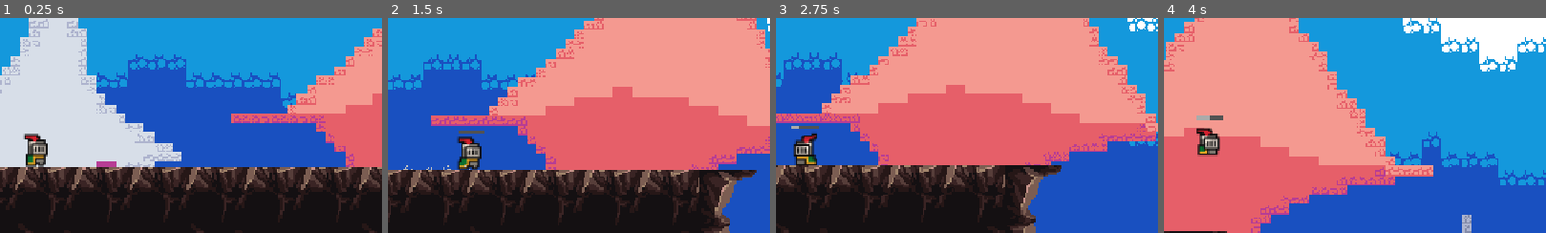
Above: before the commit, frames 1-4 (left to right).
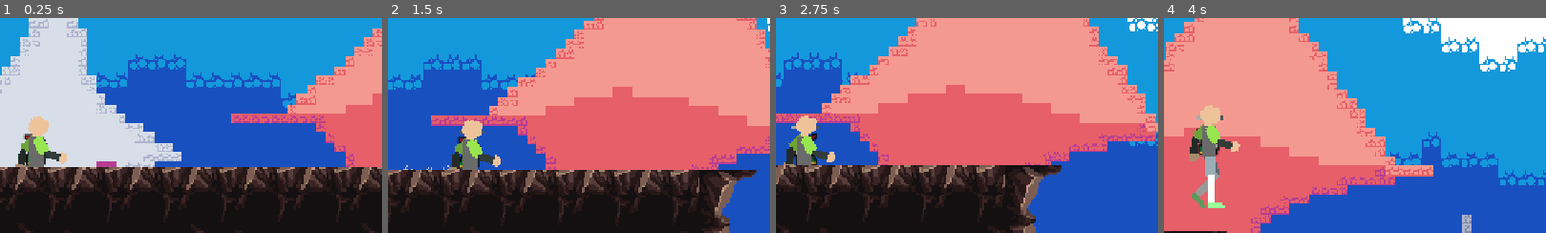
Above: after the commit, the same moments.

Repository: ToastedTeam/CaveGame
Game: Godot game, scene res://scenes/main/main.tscn
Same seed, same stepped clock (60 frames per second), same inputs: the game is played once before the commit and once after it. The engine's default icon, where the game draws it, is replaced by a stand-in: a white triangle on a blue panel in a dark square.
Inputs:
- Up to frame 1 (0.25 s): no input
- Up to frame 2 (1.5 s): tap Enter (ui_accept) at 0.5 s; hold Right (player_move_right) from 0.53 s (still down); tap A (player_attack) at 0.6 s; tap Up (player_jump) at 0.77 s; tap D (player_dash) at 1.35 s
- Up to frame 3 (2.75 s): tap Up (player_jump) at 1.52 s; release Right (player_move_right) at 2.03 s; hold Left (player_move_left) from 2.03 s (still down); tap A (player_attack) at 2.1 s
- Up to frame 4 (4 s): release Left (player_move_left) at 2.78 s; hold Right (player_move_right) from 2.78 s (still down); tap D (player_dash) at 2.85 s; tap Up (player_jump) at 3.02, 3.77 s; tap A (player_attack) at 3.6 s
The pictures show only the part of the screen within x 45-95%, y 16-66%; the shares and areas given below are measured in that part.

The runs differ from the first frame. In frame 1, 1.4% of the frame differs, in the area x 4-18%, y 45-70%; in frame 2, 1.4%; in frame 3, 1.4%; in frame 4, 2.3%, in the area x 6-20%, y 40-89%.

Commit message:
Add basic IK. There aren't any animations added, but now the character's bones can be controlled by the IK target nodes.

Diff:
--- a/entities/player/player.tscn
+++ b/entities/player/player.tscn
@@ -1,10 +1,16 @@
-[gd_scene load_steps=32 format=3 uid="uid://8j1kl15f7ryq"]
+[gd_scene load_steps=44 format=3 uid="uid://8j1kl15f7ryq"]
 
 [ext_resource type="Script" uid="uid://7dppspqb023v" path="res://entities/player/player.gd" id="1_plpc0"]
 [ext_resource type="Texture2D" uid="uid://crrknnqcxgkk3" path="res://entities/player/assets/knight.png" id="1_pmcpt"]
 [ext_resource type="Material" uid="uid://hkdd85186e42" path="res://shaders/SmoothPixel.tres" id="2_asdqb"]
 [ext_resource type="PackedScene" uid="uid://dv1lodecs50bs" path="res://entities/weapon/weapon.tscn" id="4_5ek75"]
 [ext_resource type="PackedScene" uid="uid://nl220u532x7o" path="res://entities/player/dash.tscn" id="4_62ocg"]
+[ext_resource type="Texture2D" uid="uid://bx7hdcghlw868" path="res://entities/player/assets/testplayer_thigh.png" id="6_qiwj3"]
+[ext_resource type="Texture2D" uid="uid://dqr8qpi11o5o5" path="res://entities/player/assets/testplayer_calf.png" id="7_26q78"]
+[ext_resource type="Texture2D" uid="uid://diie3r4t0diox" path="res://entities/player/assets/testplayer_head.png" id="8_7thud"]
+[ext_resource type="Texture2D" uid="uid://7ende5uokjqm" path="res://entities/player/assets/testplayer_shoulder.png" id="9_a1qjk"]
+[ext_resource type="Texture2D" uid="uid://jd5stqkmswc0" path="res://entities/player/assets/testplayer_forearm.png" id="10_j3ovn"]
+[ext_resource type="Texture2D" uid="uid://bvlt5v2s4871c" path="res://entities/player/assets/testplayer_torso.png" id="11_afbqv"]
 
 [sub_resource type="AtlasTexture" id="AtlasTexture_s7par"]
 atlas = ExtResource("1_pmcpt")
@@ -191,6 +197,49 @@
 initial_velocity_max = 10.0
 gravity = Vector3(0, 98, 0)
 color = Color(0.762404, 0.762404, 0.762404, 1)
+
+[sub_resource type="SkeletonModification2DLookAt" id="SkeletonModification2DLookAt_gx6sm"]
+bone_index = 2
+bone2d_node = NodePath("hip/torso/head")
+target_nodepath = NodePath("lookTarget")
+
+[sub_resource type="SkeletonModification2DTwoBoneIK" id="SkeletonModification2DTwoBoneIK_yqrof"]
+target_nodepath = NodePath("r_arm")
+flip_bend_direction = true
+joint_one_bone_idx = 3
+joint_one_bone2d_node = NodePath("hip/torso/shoulder_r")
+joint_two_bone_idx = 4
+
+[sub_resource type="SkeletonModification2DTwoBoneIK" id="SkeletonModification2DTwoBoneIK_3wlsy"]
+target_nodepath = NodePath("f_arm")
+flip_bend_direction = true
+joint_one_bone_idx = 5
+joint_one_bone2d_node = NodePath("hip/torso/shoulder_f")
+joint_two_bone_idx = 6
+joint_two_bone2d_node = NodePath("hip/torso/shoulder_f/forearm_f")
+
+[sub_resource type="SkeletonModification2DTwoBoneIK" id="SkeletonModification2DTwoBoneIK_7thud"]
+target_nodepath = NodePath("r_leg")
+joint_one_bone_idx = 7
+joint_one_bone2d_node = NodePath("hip/thigh_r")
+joint_two_bone_idx = 8
+joint_two_bone2d_node = NodePath("hip/thigh_r/calf_r")
+
+[sub_resource type="SkeletonModification2DTwoBoneIK" id="SkeletonModification2DTwoBoneIK_a1qjk"]
+target_nodepath = NodePath("f_leg")
+joint_one_bone_idx = 9
+joint_one_bone2d_node = NodePath("hip/thigh_f")
+joint_two_bone_idx = 10
+joint_two_bone2d_node = NodePath("hip/thigh_f/calf_f")
+
+[sub_resource type="SkeletonModificationStack2D" id="SkeletonModificationStack2D_wvtmh"]
+enabled = true
+modification_count = 5
+modifications/0 = SubResource("SkeletonModification2DLookAt_gx6sm")
+modifications/1 = SubResource("SkeletonModification2DTwoBoneIK_yqrof")
+modifications/2 = SubResource("SkeletonModification2DTwoBoneIK_3wlsy")
+modifications/3 = SubResource("SkeletonModification2DTwoBoneIK_7thud")
+modifications/4 = SubResource("SkeletonModification2DTwoBoneIK_a1qjk")
 
 [node name="Player" type="CharacterBody2D"]
 script = ExtResource("1_plpc0")
@@ -244,5 +293,222 @@
 fixed_fps = 120
 process_material = SubResource("ParticleProcessMaterial_8hh5x")
 
+[node name="Skeleton2D" type="Skeleton2D" parent="."]
+modification_stack = SubResource("SkeletonModificationStack2D_wvtmh")
+
+[node name="hip" type="Bone2D" parent="Skeleton2D"]
+position = Vector2(-9.53674e-07, 0)
+scale = Vector2(0.999997, 0.999997)
+rest = Transform2D(0.999997, 0, 0, 0.999997, -10, 0)
+
+[node name="torso" type="Bone2D" parent="Skeleton2D/hip"]
+rest = Transform2D(1, 0, 0, 1, 0, 0)
+editor_settings/show_bone_gizmo = false
+
+[node name="RemoteTransform2D" type="RemoteTransform2D" parent="Skeleton2D/hip/torso"]
+visible = false
+position = Vector2(0, -8.00002)
+remote_path = NodePath("../../../../polygons/TestplayerTorso")
+
+[node name="head" type="Bone2D" parent="Skeleton2D/hip/torso"]
+visible = false
+position = Vector2(0, -16)
+rotation = -0.218672
+scale = Vector2(0.999801, 0.999801)
+rest = Transform2D(0.998335, -0.0545041, 0.0545041, 0.998335, 0, -15.98)
+metadata/_local_pose_override_enabled_ = true
+
+[node name="RemoteTransform2D" type="RemoteTransform2D" parent="Skeleton2D/hip/torso/head"]
+position = Vector2(0.00109015, -6.0064)
+remote_path = NodePath("../../../../../polygons/TestplayerHead")
+
+[node name="shoulder_r" type="Bone2D" parent="Skeleton2D/hip/torso"]
+visible = false
+position = Vector2(0, -16)
+rest = Transform2D(1, 0, 0, 1, 0, -16)
+metadata/_local_pose_override_enabled_ = true
+
+[node name="forearm_r" type="Bone2D" parent="Skeleton2D/hip/torso/shoulder_r"]
+position = Vector2(10, -9.53677e-07)
+scale = Vector2(1, 1)
+rest = Transform2D(1, 0, 0, 1, 10, -9.53677e-07)
+auto_calculate_length_and_angle = false
+length = 12.5
+bone_angle = 0.0
+metadata/_local_pose_override_enabled_ = true
+
+[node name="RemoteTransform2D" type="RemoteTransform2D" parent="Skeleton2D/hip/torso/shoulder_r/forearm_r"]
+position = Vector2(6.00001, 2.13163e-14)
+rotation = -1.5708
+remote_path = NodePath("../../../../../../polygons/TestplayerShoulder_r/TestplayerForearm")
+
+[node name="RemoteTransform2D" type="RemoteTransform2D" parent="Skeleton2D/hip/torso/shoulder_r"]
+position = Vector2(5.00001, -9.53677e-07)
+rotation = -1.5708
+remote_path = NodePath("../../../../../polygons/TestplayerShoulder_r")
+
+[node name="shoulder_f" type="Bone2D" parent="Skeleton2D/hip/torso"]
+visible = false
+position = Vector2(0, -16)
+rotation = 2.67105
+scale = Vector2(0.999991, 0.999991)
+rest = Transform2D(1, 0, 0, 1, 0, -16)
+metadata/_local_pose_override_enabled_ = true
+
+[node name="forearm_f" type="Bone2D" parent="Skeleton2D/hip/torso/shoulder_f"]
+position = Vector2(10, -9.53677e-07)
+rotation = -1.17337
+scale = Vector2(0.999991, 0.999991)
+rest = Transform2D(1, 0, 0, 1, 10, -9.53677e-07)
+auto_calculate_length_and_angle = false
+length = 12.5
+bone_angle = 0.0
+metadata/_local_pose_override_enabled_ = true
+
+[node name="RemoteTransform2D" type="RemoteTransform2D" parent="Skeleton2D/hip/torso/shoulder_f/forearm_f"]
+position = Vector2(6.00001, 2.13163e-14)
+rotation = -1.5708
+remote_path = NodePath("../../../../../../polygons/TestplayerShoulder_f/TestplayerForearm")
+
+[node name="RemoteTransform2D" type="RemoteTransform2D" parent="Skeleton2D/hip/torso/shoulder_f"]
+position = Vector2(5.00001, -9.53677e-07)
+rotation = -1.5708
+remote_path = NodePath("../../../../../polygons/TestplayerShoulder_f")
+
+[node name="thigh_r" type="Bone2D" parent="Skeleton2D/hip"]
+visible = false
+position = Vector2(0, -4.76837e-07)
+rotation = 1.59076
+scale = Vector2(0.99985, 0.99985)
+rest = Transform2D(-0.641294, 0.767262, -0.767262, -0.641294, 0, -4.76837e-07)
+metadata/_local_pose_override_enabled_ = true
+
+[node name="RemoteTransform2D" type="RemoteTransform2D" parent="Skeleton2D/hip/thigh_r"]
+position = Vector2(6.19, 0)
+rotation = -1.5708
+scale = Vector2(1, 1)
+remote_path = NodePath("../../../../polygons/TestplayerThigh_B")
+
+[node name="calf_r" type="Bone2D" parent="Skeleton2D/hip/thigh_r"]
+position = Vector2(12, 0)
+rotation = -0.770688
+scale = Vector2(0.999957, 0.999957)
+rest = Transform2D(0.983889, -0.178547, 0.178547, 0.983889, 12.0411, 0.160827)
+auto_calculate_length_and_angle = false
+length = 17.58
+bone_angle = 44.9224
+metadata/_local_pose_override_enabled_ = true
+
+[node name="RemoteTransform2D" type="RemoteTransform2D" parent="Skeleton2D/hip/thigh_r/calf_r"]
+position = Vector2(8.055, 3.245)
+rotation = -0.785398
+remote_path = NodePath("../../../../../polygons/TestplayerThigh_B/TestplayerCalf_B")
+
+[node name="thigh_f" type="Bone2D" parent="Skeleton2D/hip"]
+visible = false
+position = Vector2(1, -2.84217e-14)
+rotation = 1.53748
+scale = Vector2(0.999843, 0.999843)
+rest = Transform2D(-0.641294, 0.767262, -0.767262, -0.641294, 0, -4.76837e-07)
+metadata/_local_pose_override_enabled_ = true
+
+[node name="RemoteTransform2D" type="RemoteTransform2D" parent="Skeleton2D/hip/thigh_f"]
+position = Vector2(6.19, 0)
+rotation = -1.5708
+scale = Vector2(1, 1)
+remote_path = NodePath("../../../../polygons/TestplayerThigh_F")
+
+[node name="calf_f" type="Bone2D" parent="Skeleton2D/hip/thigh_f"]
+position = Vector2(12, 0)
+rotation = -0.770688
+scale = Vector2(0.999954, 0.999954)
+rest = Transform2D(0.983889, -0.178547, 0.178547, 0.983889, 12.0411, 0.160827)
+auto_calculate_length_and_angle = false
+length = 17.58
+bone_angle = 44.9224
+metadata/_local_pose_override_enabled_ = true
+
+[node name="RemoteTransform2D" type="RemoteTransform2D" parent="Skeleton2D/hip/thigh_f/calf_f"]
+position = Vector2(8.055, 3.245)
+rotation = -0.785398
+remote_path = NodePath("../../../../../polygons/TestplayerThigh_F/TestplayerCalf_F")
+
+[node name="f_leg" type="Marker2D" parent="Skeleton2D"]
+position = Vector2(1, 30)
+
+[node name="r_leg" type="Marker2D" parent="Skeleton2D"]
+position = Vector2(-9, 24)
+
+[node name="lookTarget" type="Marker2D" parent="Skeleton2D"]
+position = Vector2(27, -18)
+
+[node name="r_arm" type="Marker2D" parent="Skeleton2D"]
+position = Vector2(-9, 3)
+
+[node name="f_arm" type="Marker2D" parent="Skeleton2D"]
+position = Vector2(17, -4)
+
+[node name="polygons" type="Node2D" parent="."]
+
+[node name="TestplayerShoulder_r" type="Sprite2D" parent="polygons"]
+modulate = Color(0.71, 0.71, 0.71, 1)
+position = Vector2(-3.76107, -12.7057)
+rotation = 0.851457
+scale = Vector2(0.999961, 0.999961)
+texture = ExtResource("9_a1qjk")
+
+[node name="TestplayerForearm" type="Sprite2D" parent="polygons/TestplayerShoulder_r"]
+position = Vector2(4.01421, 9.45911)
+rotation = -0.732941
+scale = Vector2(0.999962, 0.999962)
+texture = ExtResource("10_j3ovn")
+
+[node name="TestplayerThigh_B" type="Sprite2D" parent="polygons"]
+modulate = Color(0.6, 0.6, 0.6, 1)
+position = Vector2(1.82959, 5.91245)
+rotation = -0.300101
+scale = Vector2(0.999849, 0.999849)
+texture = ExtResource("6_qiwj3")
+
+[node name="TestplayerCalf_B" type="Sprite2D" parent="polygons/TestplayerThigh_B"]
+position = Vector2(-5.47755, 12.548)
+rotation = 1.08501
+scale = Vector2(0.999942, 0.999942)
+texture = ExtResource("7_26q78")
+
+[node name="TestplayerThigh_F" type="Sprite2D" parent="polygons"]
+position = Vector2(1, 6.18903)
+scale = Vector2(0.999843, 0.999843)
+texture = ExtResource("6_qiwj3")
+
+[node name="TestplayerCalf_F" type="Sprite2D" parent="polygons/TestplayerThigh_F"]
+position = Vector2(3.39015, 13.8044)
+rotation = 0.00135457
+scale = Vector2(0.99994, 0.99994)
+texture = ExtResource("7_26q78")
+
+[node name="TestplayerHead" type="Sprite2D" parent="polygons"]
+position = Vector2(-0.452406, -21.9434)
+rotation = -0.0755886
+scale = Vector2(0.999806, 0.999806)
+texture = ExtResource("8_7thud")
+
+[node name="TestplayerTorso" type="Sprite2D" parent="polygons"]
+position = Vector2(-9.53674e-07, -8)
+scale = Vector2(0.999997, 0.999997)
+texture = ExtResource("11_afbqv")
+
+[node name="TestplayerShoulder_f" type="Sprite2D" parent="polygons"]
+position = Vector2(2.47351, -11.6549)
+rotation = -0.517511
+scale = Vector2(0.999962, 0.999962)
+texture = ExtResource("9_a1qjk")
+
+[node name="TestplayerForearm" type="Sprite2D" parent="polygons/TestplayerShoulder_f"]
+position = Vector2(4.24206, 9.24301)
+rotation = -0.785289
+scale = Vector2(0.999971, 0.999971)
+texture = ExtResource("10_j3ovn")
+
 [connection signal="timeout" from="AttackCooldown" to="." method="_on_attack_cooldown_end"]
 [connection signal="on_hit" from="FlipHandler/Weapon" to="." method="_on_entity_hit"]
